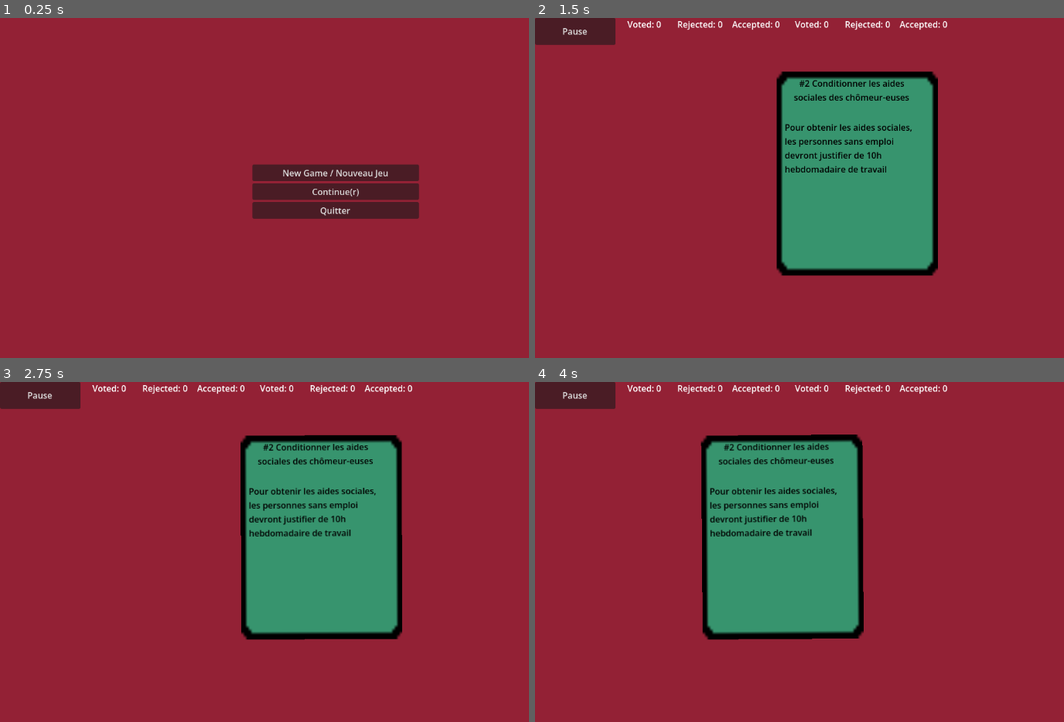
Above: before the commit, frames 1-4 (two rows, left to right).
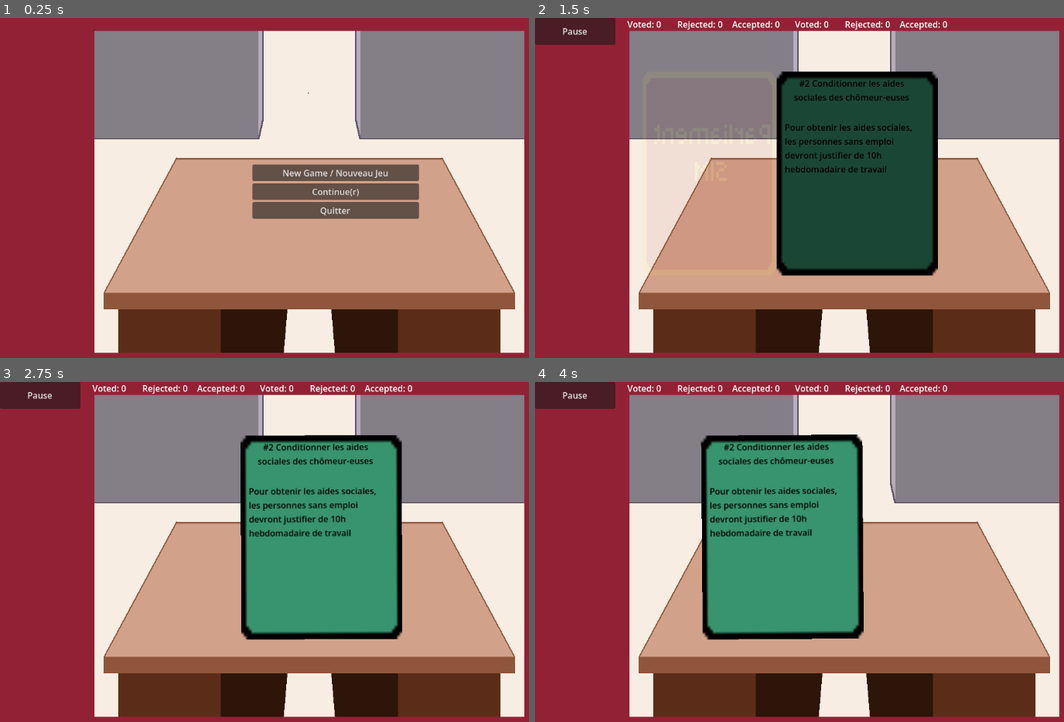
Above: after the commit, the same moments.

Repository: anurenwaedor/parliament-sim
Game: Godot game, scene res://main.tscn
Two runs of this game, one before a commit and one after it. Both use one fixed random seed, a clock stepped at 60 frames per second and the inputs below.
Inputs (mouse positions are in pixels of both pictures, inside the frame that each line leads up to):
- Up to frame 1 (0.25 s): no input
- Up to frame 2 (1.5 s): click "New Game / Nouveau Jeu" at 0.5 s; move the mouse to (979, 174) at 1.27 s; press the mouse at (979, 174) at 1.28 s
- Up to frame 3 (2.75 s): move the mouse to (185, 572) at 2.02 s; release the mouse at (185, 572) at 2.03 s; click (185, 572) at 2.1 s
- Up to frame 4 (4 s): move the mouse to (905, 480) at 2.77 s; press the mouse at (905, 480) at 2.78 s; tap Enter at 3.5 s; move the mouse to (815, 626) at 3.52 s; release the mouse at (815, 626) at 3.53 s; click (815, 626) at 3.6 s

The runs differ from the first frame. In frame 1, 77% of the frame differs, in the area x 17-100%, y 3-99%; in frame 2, 75%; in frame 3, 59%; in frame 4, 59%.

Commit message:
Adding more visual interest and updating animations

Diff:
--- a/main.gd
+++ b/main.gd
@@ -107,6 +107,8 @@
 	updated_law_labels()
 	# pick a card
 	pick_new_proposal()
+	animation_player.play("card_fadein")
+
 
 	# repeat until game lost/exit
 		# var result = start_week()
--- a/main.tscn
+++ b/main.tscn
@@ -2,7 +2,9 @@
 
 [ext_resource type="Script" uid="uid://ctghxvgohf1nc" path="res://main.gd" id="1_0xm2m"]
 [ext_resource type="Script" uid="uid://q0mgvmwh3csg" path="res://swipe_detector.gd" id="1_ig7tw"]
+[ext_resource type="Texture2D" uid="uid://de4io053dsbe5" path="res://assets/visual_bg.png" id="2_lquwl"]
 [ext_resource type="Texture2D" uid="uid://bi2ihu34datv" path="res://assets/card_bg.png" id="3_h2yge"]
+[ext_resource type="Texture2D" uid="uid://k1hysjpde2qx" path="res://assets/card_bg2.png" id="4_1bvp3"]
 
 [sub_resource type="RectangleShape2D" id="RectangleShape2D_0xm2m"]
 size = Vector2(200, 320)
@@ -36,10 +38,34 @@
 "update": 1,
 "values": [true]
 }
+tracks/2/type = "value"
+tracks/2/imported = false
+tracks/2/enabled = true
+tracks/2/path = NodePath("CardArea/CardBackground:modulate")
+tracks/2/interp = 1
+tracks/2/loop_wrap = true
+tracks/2/keys = {
+"times": PackedFloat32Array(0),
+"transitions": PackedFloat32Array(1),
+"update": 0,
+"values": [Color(1, 1, 1, 1)]
+}
+tracks/3/type = "value"
+tracks/3/imported = false
+tracks/3/enabled = true
+tracks/3/path = NodePath("CardArea/CardBackground:scale")
+tracks/3/interp = 1
+tracks/3/loop_wrap = true
+tracks/3/keys = {
+"times": PackedFloat32Array(0),
+"transitions": PackedFloat32Array(1),
+"update": 0,
+"values": [Vector2(1, 1)]
+}
 
 [sub_resource type="Animation" id="Animation_h2yge"]
 resource_name = "card_fadein"
-length = 1.5
+length = 2.0
 tracks/0/type = "value"
 tracks/0/imported = false
 tracks/0/enabled = true
@@ -47,7 +73,7 @@
 tracks/0/interp = 1
 tracks/0/loop_wrap = true
 tracks/0/keys = {
-"times": PackedFloat32Array(0, 1.5),
+"times": PackedFloat32Array(0, 1.9),
 "transitions": PackedFloat32Array(1, 1),
 "update": 0,
 "values": [Color(0, 0, 0, 1), Color(1, 1, 1, 1)]
@@ -63,6 +89,30 @@
 "transitions": PackedFloat32Array(1),
 "update": 1,
 "values": [true]
+}
+tracks/2/type = "value"
+tracks/2/imported = false
+tracks/2/enabled = true
+tracks/2/path = NodePath("CardArea/CardBackground:modulate")
+tracks/2/interp = 1
+tracks/2/loop_wrap = true
+tracks/2/keys = {
+"times": PackedFloat32Array(0, 1),
+"transitions": PackedFloat32Array(1, 1),
+"update": 0,
+"values": [Color(1, 1, 1, 1), Color(1, 1, 1, 0)]
+}
+tracks/3/type = "value"
+tracks/3/imported = false
+tracks/3/enabled = true
+tracks/3/path = NodePath("CardArea/CardBackground:scale")
+tracks/3/interp = 1
+tracks/3/loop_wrap = true
+tracks/3/keys = {
+"times": PackedFloat32Array(0, 1),
+"transitions": PackedFloat32Array(1, 1),
+"update": 0,
+"values": [Vector2(1, 1), Vector2(-1, 1)]
 }
 
 [sub_resource type="Animation" id="Animation_1bvp3"]
@@ -108,6 +158,21 @@
 offset_bottom = 648.0
 color = Color(0.5745726, 0.12915075, 0.20981103, 1)
 
+[node name="TextureRect" type="TextureRect" parent="ColorRect" unique_id=1732667348]
+layout_mode = 1
+anchors_preset = 8
+anchor_left = 0.5
+anchor_top = 0.5
+anchor_right = 0.5
+anchor_bottom = 0.5
+offset_left = -400.0
+offset_top = -300.0
+offset_right = 400.0
+offset_bottom = 300.0
+grow_horizontal = 2
+grow_vertical = 2
+texture = ExtResource("2_lquwl")
+
 [node name="SwipeDetector" type="Camera2D" parent="." unique_id=1603940591]
 position = Vector2(576, 324)
 script = ExtResource("1_ig7tw")
@@ -168,6 +233,14 @@
 size_flags_vertical = 1
 theme_override_colors/font_color = Color(0, 0, 0, 1)
 autowrap_mode = 2
+
+[node name="CardBackground" type="TextureRect" parent="CardArea" unique_id=1482665633]
+custom_minimum_size = Vector2(300, 380)
+offset_right = 300.0
+offset_bottom = 380.0
+size_flags_horizontal = 4
+size_flags_vertical = 4
+texture = ExtResource("4_1bvp3")
 
 [node name="DetectionLeft" type="Area2D" parent="." unique_id=40535472]
 
Binary file added: assets/card_bg2.aseprite
Binary file added: assets/card_bg2.png
Not shown, added: assets/card_bg2.png.import
Binary file added: assets/visual_bg.aseprite
Binary file added: assets/visual_bg.png
Not shown, added: assets/visual_bg.png.import
